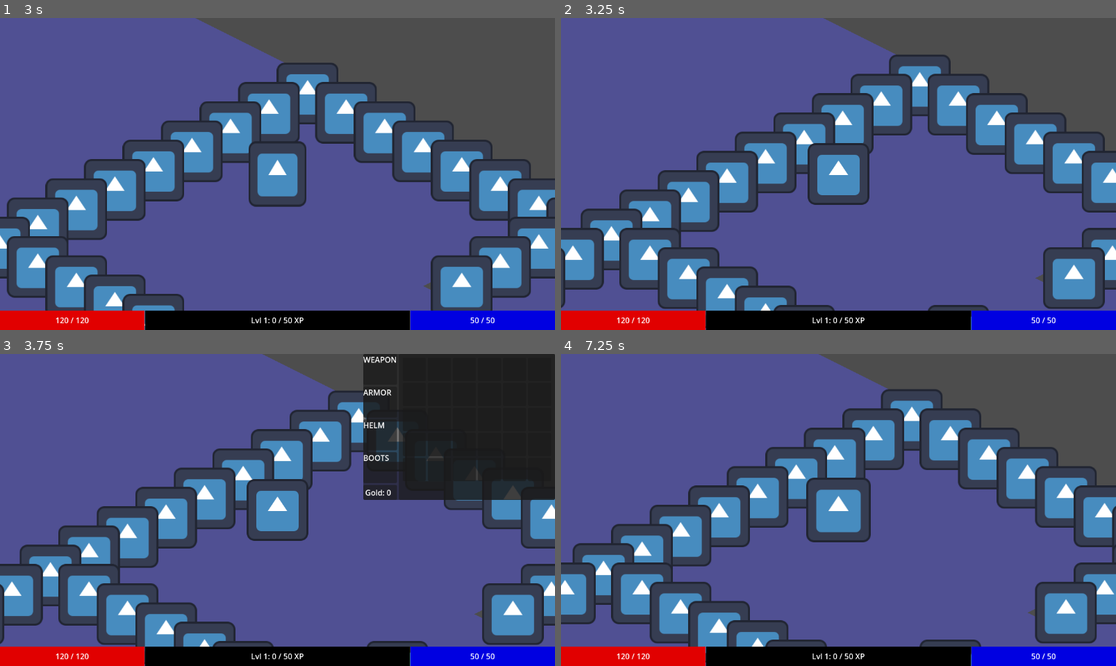
Above: before the commit, frames 1-4 (two rows, left to right).
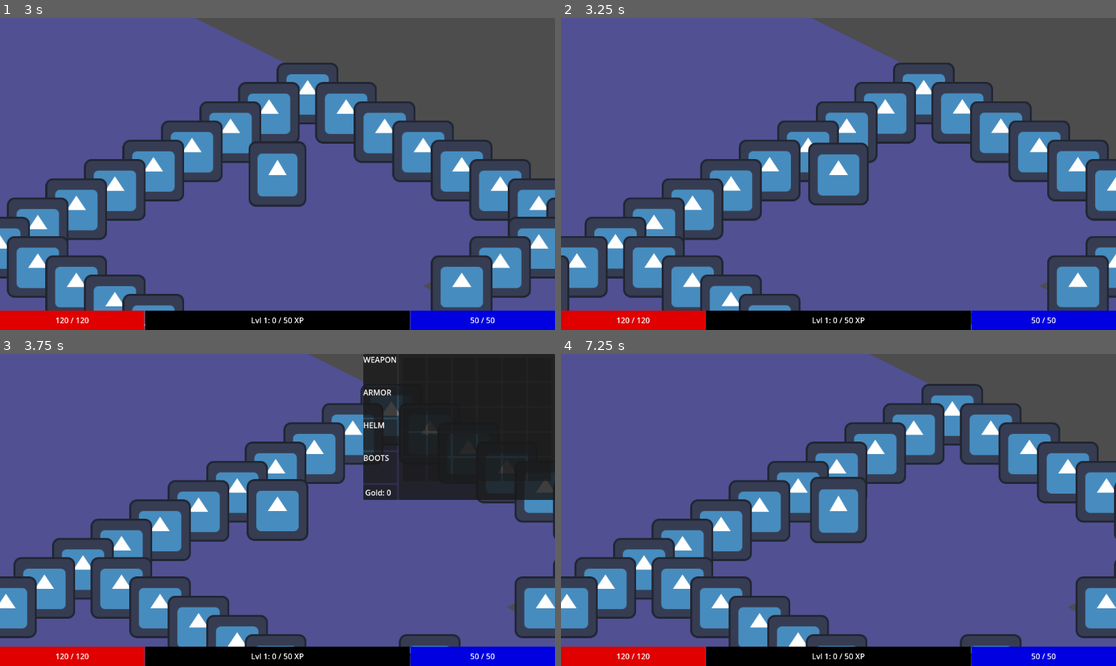
Above: after the commit, the same moments.

Repository: PietPadda/Godot_2D_ARPG
Game: Godot game, scene res://scenes/ui/main_menu.tscn
Same seed, same stepped clock (60 frames per second), same inputs: the game is played once before the commit and once after it. The engine's default icon, where the game draws it, is replaced by a stand-in: a white triangle on a blue panel in a dark square.
Inputs (mouse positions are in pixels of both pictures, inside the frame that each line leads up to):
- Up to frame 1 (3 s): click (22, 42) at 0.52 s; type "12" at 0.6 s; click "Host Game" at 1.25 s; tap Enter at 2 s; move the mouse to (399, 158) at 2.02 s; hold E (interact) 2.03-2.78 s; click (399, 158) at 2.17 s; tap Space at 2.75 s; move the mouse to (166, 189) at 2.77 s; click (166, 189) at 2.85 s
- Up to frame 2 (3.25 s): no input
- Up to frame 3 (3.75 s): move the mouse to (333, 441) at 3.52 s; tap I (toggle_character_sheet) at 3.6 s; click (333, 441) at 3.67 s
- Up to frame 4 (7.25 s): tap Enter at 4.25, 5.75 s; move the mouse to (938, 369) at 4.27 s; tap E (interact) at 4.35 s; click (938, 369) at 4.42 s; tap Space at 5, 6.5 s; move the mouse to (938, 400) at 5.02 s; press the mouse at (938, 400) at 5.03 s; move the mouse to (938, 435) at 5.77 s; release the mouse at (938, 435) at 5.78 s; tap I (toggle_character_sheet) at 5.85 s; click (938, 435) at 5.92 s; move the mouse to (866, 510) at 6.52 s; hold E (interact) from 6.53 s (still down); click (866, 510) at 6.67 s

Frame 1 is identical in both runs. In frame 2, 21% of the frame differs, in the area x 0-100%, y 0-100%; in frame 3, 23%; in frame 4, 30%.

Commit message:
refactor(player): make ChaseState prioritize attack_range over movement

Diff:
--- a/scripts/components/grid_movement_component.gd
+++ b/scripts/components/grid_movement_component.gd
@@ -19,8 +19,8 @@
 var is_moving: bool = false
 # We'll store the active target here.
 var current_target_pos: Vector2
-# We also need the physical stopping distance again
-const STOPPING_DISTANCE: float = 80.0
+# We'll set this back to a small, reasonable value for precise point-to-point movement.
+const STOPPING_DISTANCE: float = 6.0
 
 func _ready() -> void:
 	pass
@@ -74,14 +74,8 @@
 
 	# Check if we've arrived at the current waypoint.
 	if character_body.global_position.distance_to(current_target_pos) < STOPPING_DISTANCE:
-		if get_parent().is_in_group("player"):
-			print("[GridMovement] Reached waypoint.")
-
 		# If we've arrived, try to get the next waypoint.
 		if not _set_next_target():
-			# DEBUG: Add a print statement right before the signal emission.
-			if get_parent().is_in_group("player"):
-				print("!!! GRID MOVEMENT FINISHED: EMITTING path_finished SIGNAL !!!")
 			# If there are no more waypoints, the path is finished.
 			emit_signal("path_finished")
 		return
--- a/scripts/core/grid_manager.gd
+++ b/scripts/core/grid_manager.gd
@@ -95,15 +95,12 @@
 
 # Checks if a given tile is currently occupied by a character
 func is_tile_vacant(tile: Vector2i) -> bool:
-	print("[GridManager] ==> checking if tile is vacant")
 	# This is a simplified check. In a real game, you'd want to have a more
 	# robust system for tracking occupied tiles.
 	for body in get_tree().get_nodes_in_group("characters"):
 		if body.has_method("get_node_or_null") and is_instance_valid(body): # Safety check
 			if Grid.world_to_map(body.global_position) == tile:
-				print("[GridManager] ==> tile is NOT vacant")
 				return false
-	print("[GridManager] ==> tile is VACANT! :)")
 	return true
 
 # Converts a world position (like a mouse click) to a map grid coordinate.
--- a/scripts/player/states/player_attack_state.gd
+++ b/scripts/player/states/player_attack_state.gd
@@ -6,7 +6,6 @@
 var target: Node2D # holds the attack target
 
 func enter() -> void:
-	print("ENTERING ATTACK STATE!")
 	if not is_instance_valid(target):
 		# If we enter this state without a valid target, exit immediately.
 		state_machine.change_state(States.PLAYER_STATE_NAMES[States.PLAYER.IDLE])
@@ -18,6 +17,5 @@
 	attack_component.attack_finished.connect(on_attack_finished, CONNECT_ONE_SHOT)
 
 func on_attack_finished() -> void:
-	print("ATTACK STATE FINISHED!")
 	# Once the attack is finished, go back to being idle.
 	state_machine.change_state(States.PLAYER_STATE_NAMES[States.PLAYER.IDLE])
--- a/scripts/player/states/player_chase_state.gd
+++ b/scripts/player/states/player_chase_state.gd
@@ -8,7 +8,6 @@
 var last_target_tile: Vector2i
 
 func enter() -> void:
-	print("[ChaseState] ==> ENTER")
 	# On entering, immediately start moving towards the target.
 	if not is_instance_valid(target):
 		state_machine.change_state(States.PLAYER_STATE_NAMES[States.PLAYER.IDLE]) # just idle if invalid target
@@ -26,7 +25,6 @@
 	_recalculate_path() # Start the chase
 
 func exit() -> void:
-	print("[ChaseState] ==> EXIT")
 	# Disconnect from all signals for clean state transitions
 	# This was trying to disconnect the wrong function (_recalculate_path).
 	# It should be disconnecting the one we connected in enter(): _on_path_finished.
@@ -48,20 +46,28 @@
 		state_machine.change_state(States.PLAYER_STATE_NAMES[States.PLAYER.IDLE]) # just idle if invalid target
 		return # early exit
 
-	# THE FIX: We are removing the path recalculation from here.
-	# This function's only job is to ensure our target is still valid.
-	# The logic has been moved to _on_path_finished to prevent constant interruptions.
+	var distance = player.global_position.distance_to(target.global_position)
+	var attack_range = stats_component.get_total_stat("range")
 
-	# var current_target_tile = Grid.world_to_map(target.global_position)
-	# if current_target_tile != last_target_tile:
-	# 	_recalculate_path()
+	# THE FIX: This is now our highest priority, checked every frame.
+	# Are we within attack range RIGHT NOW?
+	if distance <= attack_range:
+		print("[ChaseState] Target in range! Stopping movement and switching to Attack.")
+		grid_movement_component.stop() # Immediately stop all movement.
+		var attack_state: PlayerAttackState = state_machine.get_state(States.PLAYER.ATTACK)
+		attack_state.target = target
+		state_machine.change_state(States.PLAYER_STATE_NAMES[States.PLAYER.ATTACK])
+		return # Our job in this state is done.
+
+	# If we are NOT in attack range, then we continue with our movement logic.
+	# Check if the target has moved to a new tile, requiring a new path.
+	var current_target_tile = Grid.world_to_map(target.global_position)
+	if current_target_tile != last_target_tile:
+		_recalculate_path()
 
 # --- Helper Functions ---
 # Gets a new path and starts the movement process.
 func _recalculate_path() -> void:
-	# DEBUG: Add a print statement to see how often this is called.
-	print("--- ChaseState: RECALCULATING PATH ---")
-
 	if not is_instance_valid(target):
 		return
 	var start_pos = Grid.world_to_map(player.global_position)
@@ -89,14 +95,12 @@
 
 # --- Signal Handlers ---
 func _on_move_to_requested(target_position: Vector2) -> void:
-	print("[ChaseState] 'move_to_requested' signal received. Switching to MoveState.")
 	var move_state: PlayerMoveState = state_machine.get_state(States.PLAYER.MOVE)
 	move_state.destination_tile = Grid.world_to_map(target_position)
 	state_machine.change_state(States.PLAYER_STATE_NAMES[States.PLAYER.MOVE])
 
 # THIS is our new logic gate. It only runs when movement is complete.
 func _on_path_finished():
-	print("[ChaseState] Path finished.")
 	# Check if the target is still valid
 	if not is_instance_valid(target):
 		state_machine.change_state(States.PLAYER_STATE_NAMES[States.PLAYER.IDLE])
@@ -105,21 +109,17 @@
 	var distance = player.global_position.distance_to(target.global_position)
 	var attack_range = stats_component.get_total_stat("range")
 	var distleft = distance - attack_range
-	print("[ChaseState] dist to target: %d" % distleft)
 
 	if distance <= attack_range + Constants.PLAYER_ATTACK_RANGE_BUFFER:
 		# We're in range! Time to attack.
-		print("[ChaseState] Path finished and IN RANGE. Switching to AttackState.")
 		var attack_state: PlayerAttackState = state_machine.get_state(States.PLAYER.ATTACK)
 		attack_state.target = target
 		state_machine.change_state(States.PLAYER_STATE_NAMES[States.PLAYER.ATTACK])
 	else:
 		# We've arrived, but the target has moved out of range. Recalculate.
-		print("[ChaseState] Path finished, but target is out of range. Recalculating.")
 		_recalculate_path()
 
 func _on_target_requested(new_target: Node2D) -> void:
-	print("[ChaseState] 'target_requested' signal received.")
 	if new_target != self.target:
 		self.target = new_target
 		_recalculate_path() # Immediately repath to the new target
--- a/scripts/player/states/player_idle_state.gd
+++ b/scripts/player/states/player_idle_state.gd
@@ -41,4 +41,4 @@
 	state_machine.change_state(States.PLAYER_STATE_NAMES[States.PLAYER.CHASE])
 
 	# Ask the main player node to check the FSM status on the next idle frame.
-	player.call_deferred("check_fsm_status")
+	# player.call_deferred("check_fsm_status")
